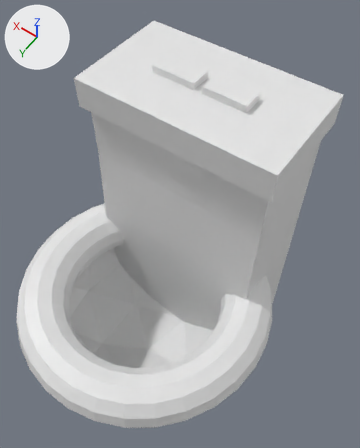
Two versions of the Blender file Assets/Models/toilet.blend, one commit apart.
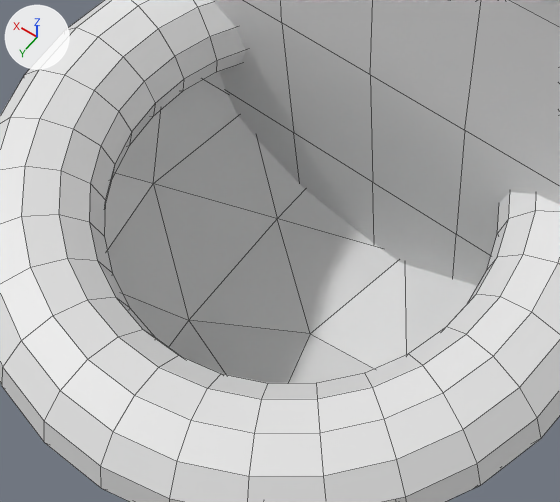
Each version is shown whole from a camera (50 mm lens) standing at (-2.06, 2.77, 6.45) and looking at (-0.38, 0.43, 2.76), then close up on the part from 8% to 68% of the width and 49% to 92% of the height. Arrows for +X, +Y and +Z are at upper left; the lights stay in place. The close-ups show mesh edges as thin lines.
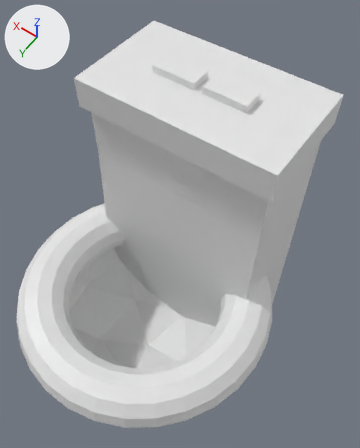
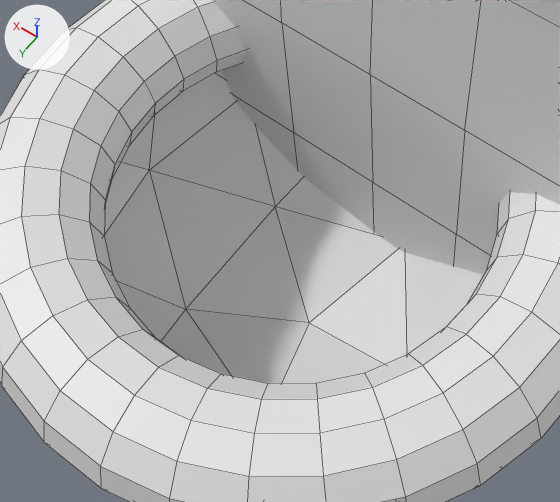
Edits to the scene script, one JSON object a line:
```json
{"block": "me_icosphere", "where": "me_icosphere.from_pydata(...)  # 46 vertices, 60 faces; spans x -0.95..0.95, y -1.0..1.0, z -1.0..0.1"}
{"block": "me_icosphere", "where": "# used by ob_icosphere; location = (-0.342, 1.0, 1.972)"}
{"block": "me_icosphere", "change": "me_icosphere part 1: the loose piece of 46 vertices spanning x -0.95..0.95, y -1.0..1.0, z -1.0..0.1 is copied, and the copy is moved by (0.0, 0.0, 0.11); it spans x -0.95..0.95, y -1.0..1.0, z -0.89..0.21"}
```

Pixel boxes (x1, y1, x2, y2) of what changed, in the close-ups (560 x 502 px):
```json
{"object": "Icosphere", "change": "reshaped", "before": [104, 72, 477, 383], "after": [104, 71, 483, 383]}
{"part": 1, "of": "me_icosphere", "change": "added", "after": [104, 71, 483, 383]}
```
